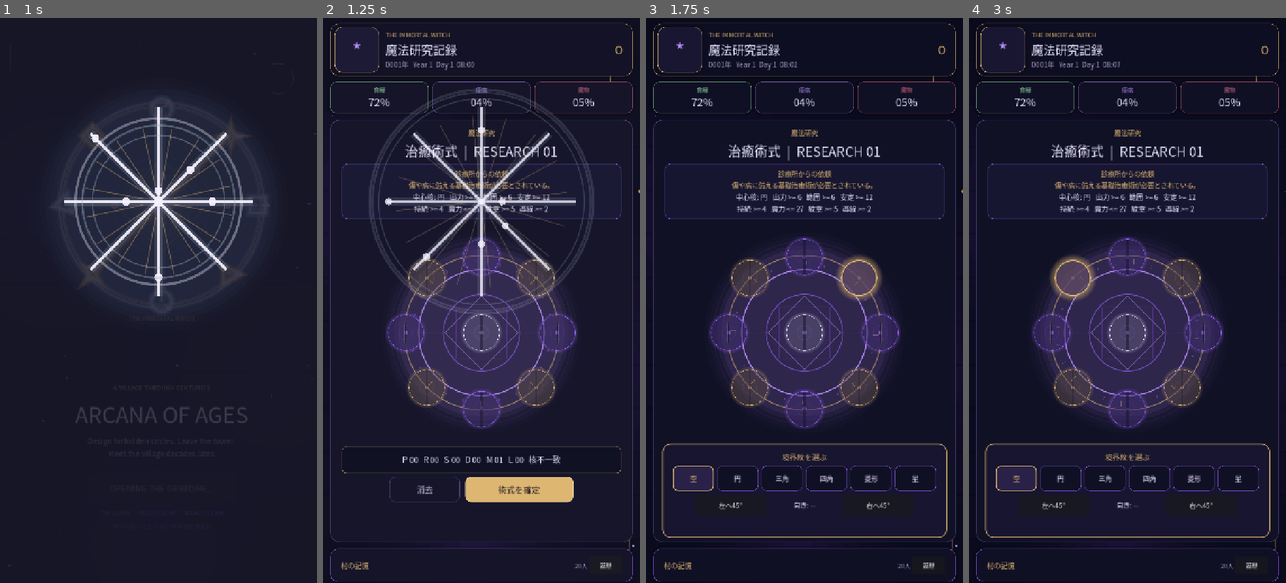
Above: before the commit, frames 1-4 (left to right).
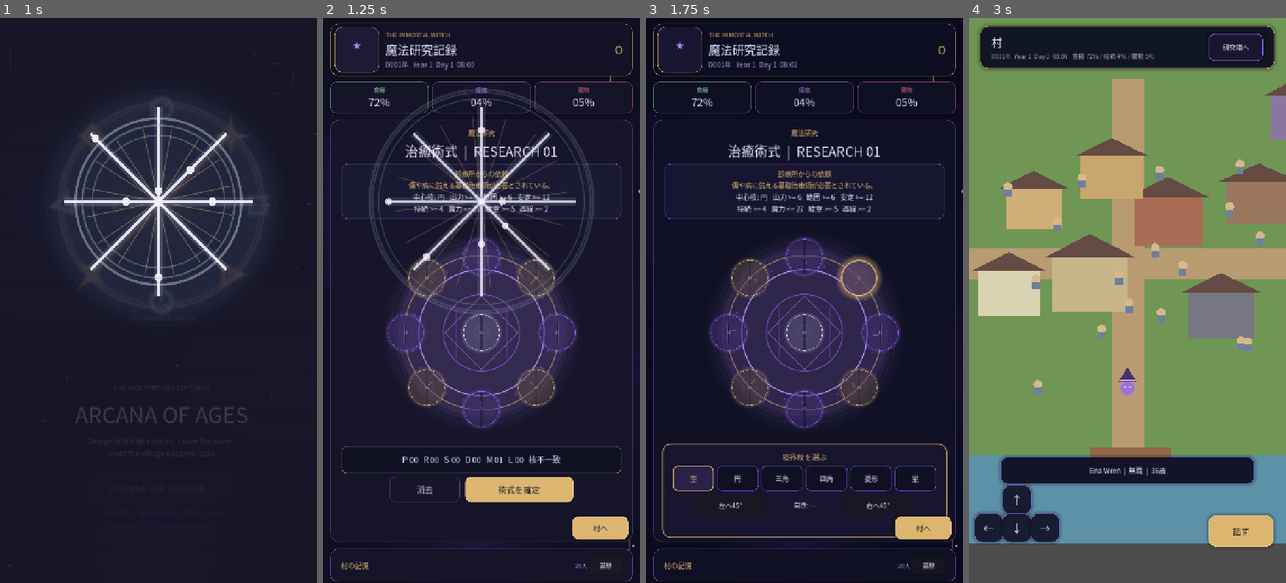
Above: after the commit, the same moments.

Repository: kei060538-commits/VillageGame
Game: Godot game, scene res://scenes/title.tscn
The game is run twice, just before and just after one commit, with the same random seed, the same clock (stepped at 60 frames per second) and the same inputs.
Inputs (mouse positions are in pixels of both pictures, inside the frame that each line leads up to):
- Up to frame 1 (1 s): click "ENTER THE TOWER" at 0.5 s
- Up to frame 2 (1.25 s): no input
- Up to frame 3 (1.75 s): tap Enter at 1.25 s; move the mouse to (874, 272) at 1.27 s; hold Right (ui_right) from 1.28 s (still down); tap R at 1.35 s; click (874, 272) at 1.42 s
- Up to frame 4 (3 s): release Right (ui_right) at 2 s; click (1073, 277) at 2.02 s; click (1247, 526) at 2.75 s, where only the run after the commit has a clickable "村へ"

Frame 1 is identical in both runs. In frame 2, 0.7% of the frame differs, in the area x 78-97%, y 88-93%; in frame 3, 0.7%; in frame 4, 90%, in the area x 0-100%, y 0-100%.

Commit message:
Wire village visit controller into main scene

Diff:
--- a/scenes/main.tscn
+++ b/scenes/main.tscn
@@ -1,6 +1,10 @@
-[gd_scene load_steps=2 format=3]
+[gd_scene load_steps=3 format=3]
 
 [ext_resource type="Script" path="res://scripts/main.gd" id="1_main"]
+[ext_resource type="Script" path="res://scripts/ui/village_visit_controller.gd" id="2_village_visit"]
 
 [node name="Main" type="Node2D"]
 script = ExtResource("1_main")
+
+[node name="VillageVisitController" type="Node" parent="."]
+script = ExtResource("2_village_visit")
